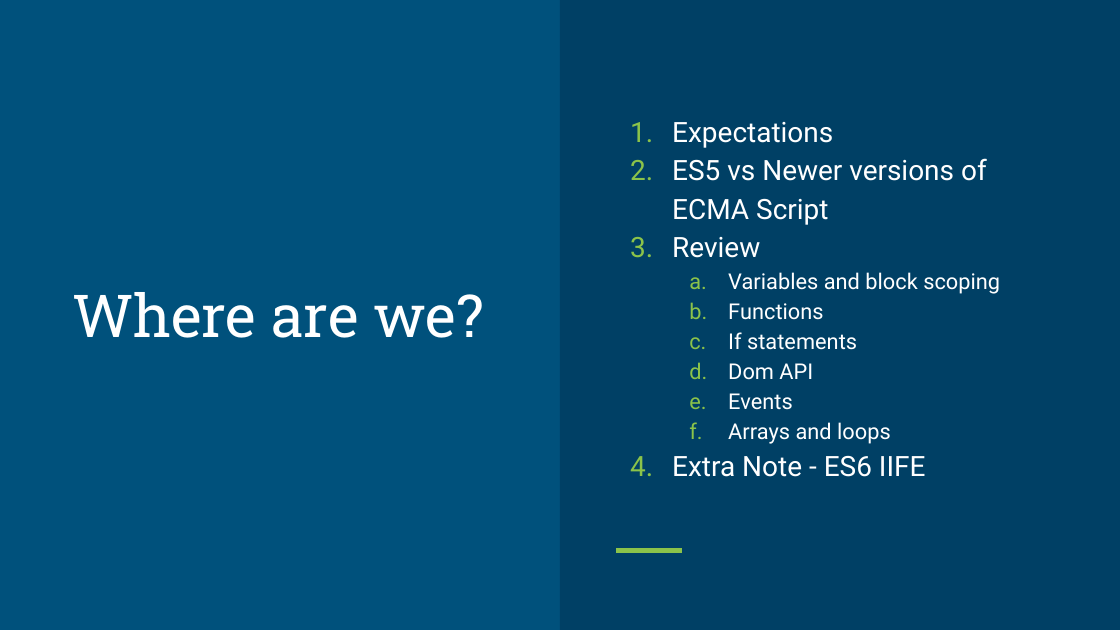
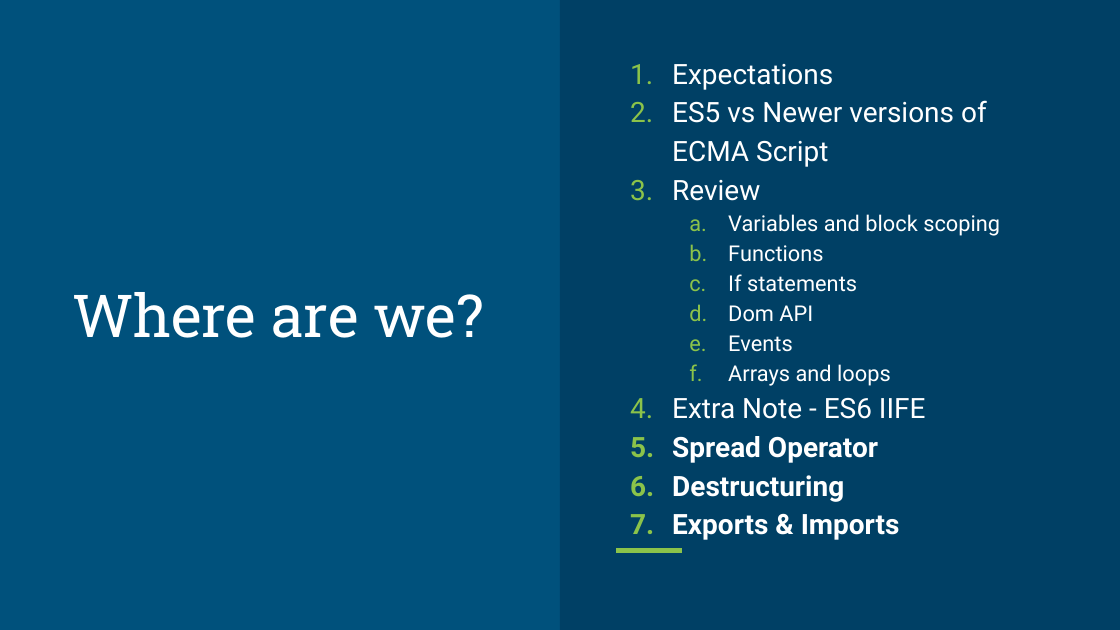
Before and after one commit to dmit-2008/DMIT2008-OE01-Fall-2026, a slide deck: slide 4 of docs/slides/DMIT2008-Week1-Day2-new.pptx (slide 3 before the commit). Drawn at 1120x630 pixels with LibreOffice and Linux fonts; fonts in the diff are those of the drawing. Boxes give left, top, right and bottom in pixels: in the first picture for what was removed or moved away, otherwise in the second. Text is boxed around its words. In the diff, an @@ line names an element or a change of style, - is before the commit and + after.

```diff
--- a/docs/slides/DMIT2008-Week1-Day2-new.pptx
+++ b/docs/slides/DMIT2008-Week1-Day2-new.pptx
@@ text at (672, 436, 900, 540): paragraphs added @@
+5. Spread Operator
+6. Destructuring
+7. Exports & Imports
```
Also in this commit, not shown: 2 other slides changed, 6 slides added, 1 slide removed, 1 other file.
